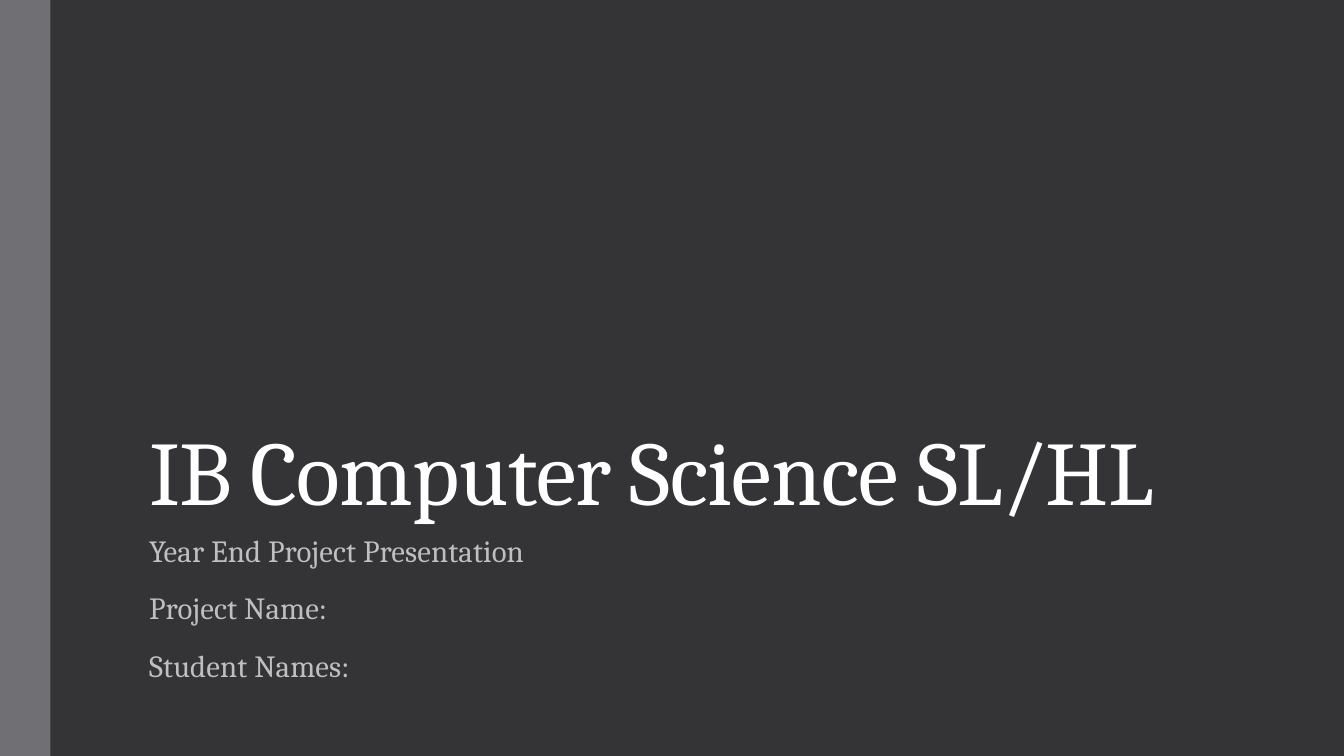
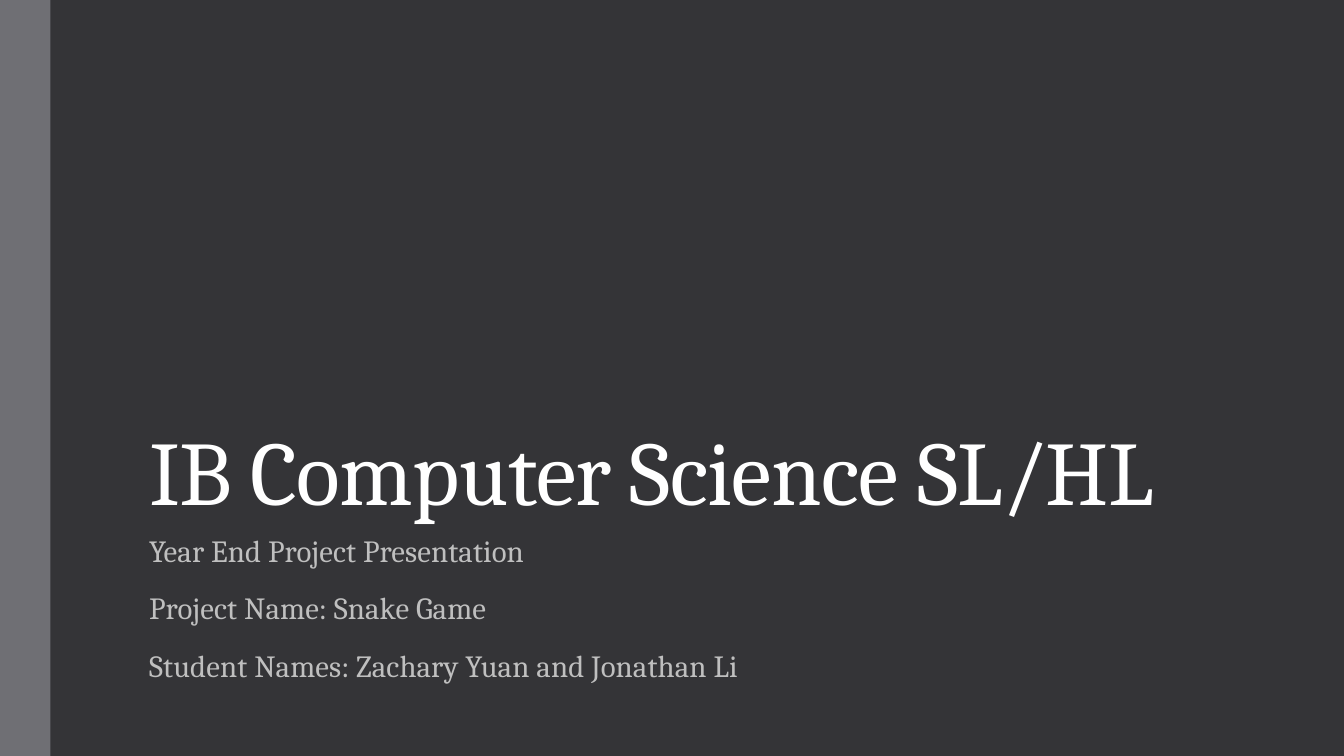
Before and after one commit to ZacharyYW/yearendproject25, a slide deck: slide 1 of Documentation/Year-End-Project-Presentation.pptx. Drawn at 1344x756 pixels with LibreOffice and Linux fonts; fonts in the diff are those of the drawing. Boxes give left, top, right and bottom in pixels: in the first picture for what was removed or moved away, otherwise in the second. Text is boxed around its words. In the diff, an @@ line names an element or a change of style, - is before the commit and + after.

```diff
--- a/Documentation/Year-End-Project-Presentation.pptx
+++ b/Documentation/Year-End-Project-Presentation.pptx
@@ subtitle at bbox=[149, 597, 738, 684]: text changed @@
-Project Name:
-Student Names:
+Project Name: Snake Game
+Student Names: Zachary Yuan and Jonathan Li
```
Also in this commit, not shown: 4 slides added.
